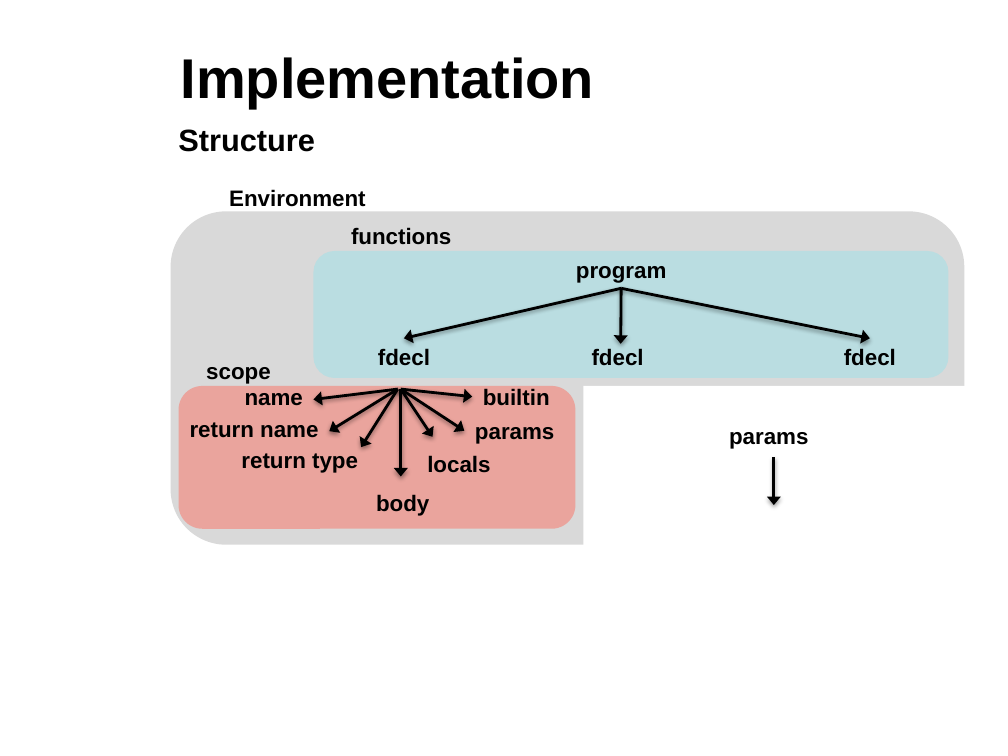
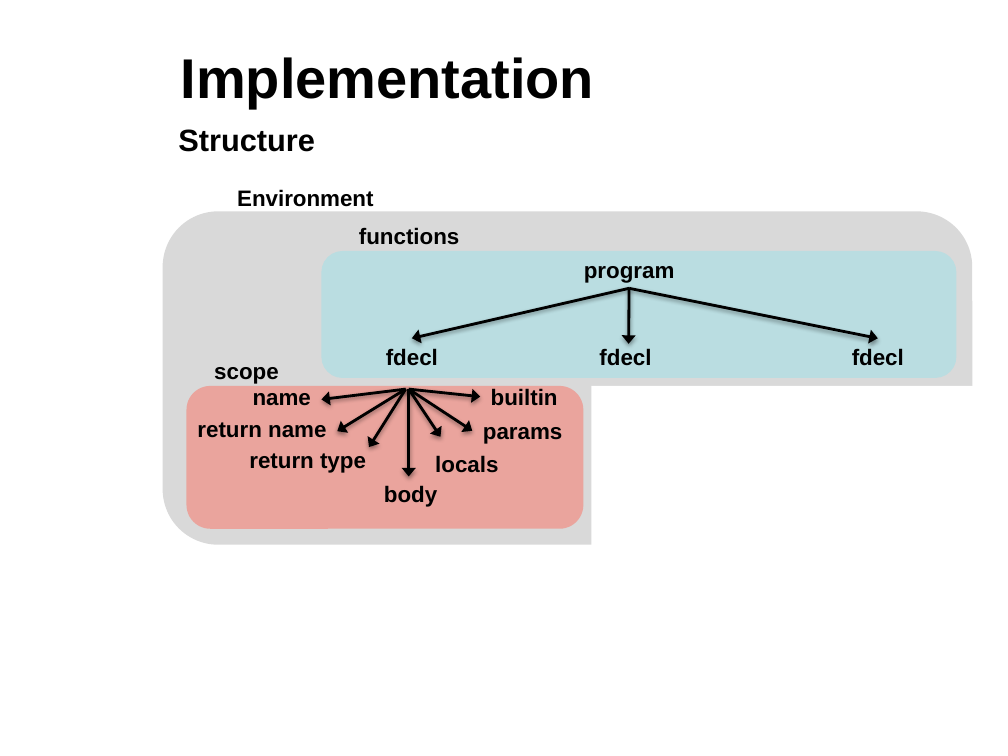
Before and after one commit to sdk21/PLT, a slide deck: slide 10 of Demo/Qlang.pptx (slide 11 before the commit). Drawn at 1008x756 pixels with LibreOffice and Linux fonts; fonts in the diff are those of the drawing; background and template pictures are left out. Boxes give left, top, right and bottom in pixels: in the first picture for what was removed or moved away, otherwise in the second. Text is boxed around its words. In the diff, an @@ line names an element or a change of style, - is before the commit and + after.

```diff
--- a/Demo/Qlang.pptx
+++ b/Demo/Qlang.pptx
@@ 3 texts: place and size @@
-3 texts at <box>229,189,550,406</box>
+3 texts at <box>237,189,558,406</box>
@@ rounded rectangle: place and size @@
-rounded rectangle at <box>170,212,964,545</box>
+rounded rectangle at <box>162,212,972,545</box>
@@ 10 texts, 10 arrows, 2 rounded rectangles, 1 rectangle: place and size @@
-10 texts, 10 arrows, 2 rounded rectangles, 1 rectangle at <box>178,251,973,552</box>
+10 texts, 10 arrows, 2 rounded rectangles, 1 rectangle at <box>186,251,981,552</box>
@@ text removed at <box>729,432,808,449</box> @@
-params
@@ text "body": place and size @@
-text "body" at <box>376,494,429,516</box>
+text "body" at <box>384,485,437,507</box>
@@ arrow removed from (774, 458) to (774, 505) @@
```
Also in this commit, not shown: 2 other slides changed, 4 slides added.
